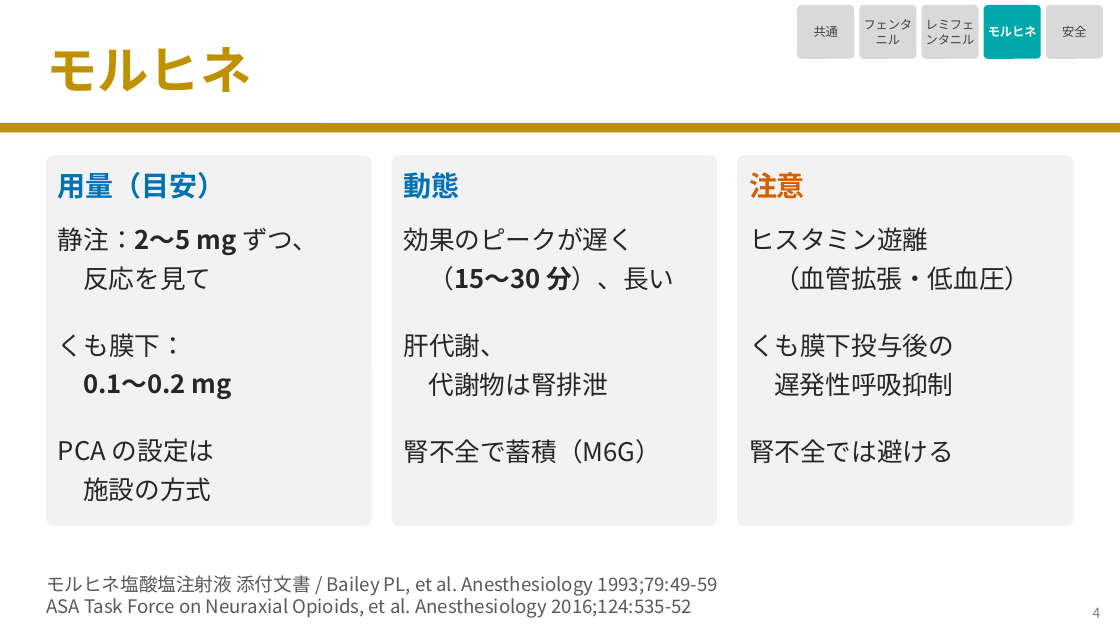
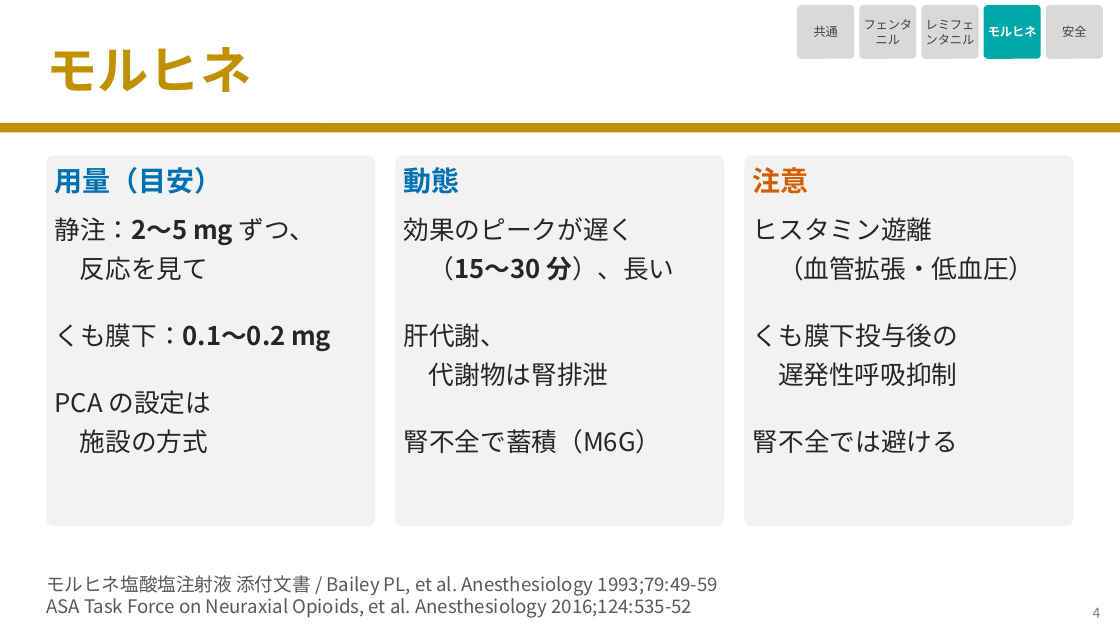
Before and after one commit to nobumitsu-3141/Anes-lecture, a slide deck: slide 5 of slides/3-4_opioids/3-4_opioids.pptx. Drawn at 1120x630 pixels with LibreOffice and Linux fonts; fonts in the diff are those of the drawing. Boxes give left, top, right and bottom in pixels: in the first picture for what was removed or moved away, otherwise in the second. Text is boxed around its words. In the diff, an @@ line names an element or a change of style, - is before the commit and + after.

```diff
--- a/slides/3-4_opioids/3-4_opioids.pptx
+++ b/slides/3-4_opioids/3-4_opioids.pptx
@@ rounded rectangle: place and size @@
-rounded rectangle at [46, 155, 371, 526]
+rounded rectangle at [46, 155, 376, 526]
@@ rounded rectangle at [46, 155, 376, 526]: proportions changed @@
@@ text "用量（目安）": place and size @@
-text "用量（目安）" at [58, 172, 226, 199]
+text "用量（目安）" at [55, 167, 223, 194]
@@ rounded rectangle at [396, 155, 725, 526]: proportions changed @@
@@ rounded rectangle: place and size @@
-rounded rectangle at [392, 155, 717, 526]
+rounded rectangle at [396, 155, 725, 526]
@@ text "動態": place and size @@
-text "動態" at [403, 168, 459, 204]
+text "動態" at [404, 163, 460, 199]
@@ rounded rectangle: place and size @@
-rounded rectangle at [738, 155, 1074, 526]
+rounded rectangle at [744, 155, 1074, 526]
@@ text "注意": place and size @@
-text "注意" at [749, 172, 805, 199]
+text "注意" at [753, 167, 809, 194]
@@ text "静注：2〜5 mg ずつ、": place and size @@
-text "静注：2〜5 mg ずつ、" at [58, 227, 318, 255]
+text "静注：2〜5 mg ずつ、" at [55, 217, 315, 245]
@@ text "効果のピークが遅く": place and size @@
-text "効果のピークが遅く" at [403, 227, 634, 251]
+text "効果のピークが遅く" at [404, 217, 635, 241]
@@ text "ヒスタミン遊離": place and size @@
-text "ヒスタミン遊離" at [749, 227, 928, 251]
+text "ヒスタミン遊離" at [753, 217, 932, 241]
@@ text "反応を見て": place and size @@
-text "反応を見て" at [83, 266, 211, 290]
+text "反応を見て" at [80, 256, 208, 280]
@@ text "（15〜30 分）、長い": place and size @@
-text "（15〜30 分）、長い" at [429, 266, 674, 291]
+text "（15〜30 分）、長い" at [429, 256, 674, 281]
@@ text "（血管拡張・低血圧）": place and size @@
-text "（血管拡張・低血圧）" at [774, 266, 1030, 291]
+text "（血管拡張・低血圧）" at [778, 256, 1034, 281]
@@ text at [55, 323, 331, 351]: text changed; bold on @@
-くも膜下：
+くも膜下：0.1〜0.2 mg
@@ text "肝代謝、": place and size @@
-text "肝代謝、" at [403, 333, 506, 357]
+text "肝代謝、" at [404, 323, 507, 347]
@@ text "くも膜下投与後の": place and size @@
-text "くも膜下投与後の" at [749, 333, 954, 357]
+text "くも膜下投与後の" at [753, 323, 958, 347]
@@ text "代謝物は腎排泄": place and size @@
-text "代謝物は腎排泄" at [429, 372, 608, 396]
+text "代謝物は腎排泄" at [429, 362, 608, 386]
@@ text "遅発性呼吸抑制": place and size @@
-text "遅発性呼吸抑制" at [774, 372, 953, 396]
+text "遅発性呼吸抑制" at [778, 362, 957, 386]
@@ text "PCA の設定は": place and size @@
-text "PCA の設定は" at [58, 438, 215, 462]
+text "PCA の設定は" at [55, 390, 211, 414]
@@ text removed at [83, 374, 232, 399] @@
-0.1〜0.2 mg
@@ text "施設の方式": place and size @@
-text "施設の方式" at [83, 477, 211, 501]
+text "施設の方式" at [80, 429, 208, 453]
@@ text "腎不全で蓄積（M6G）": place and size @@
-text "腎不全で蓄積（M6G）" at [403, 439, 661, 464]
+text "腎不全で蓄積（M6G）" at [404, 429, 662, 454]
@@ text "腎不全では避ける": place and size @@
-text "腎不全では避ける" at [749, 439, 954, 463]
+text "腎不全では避ける" at [753, 429, 958, 453]
```
Also in this commit, not shown: 7 other slides changed, 7 other files.
